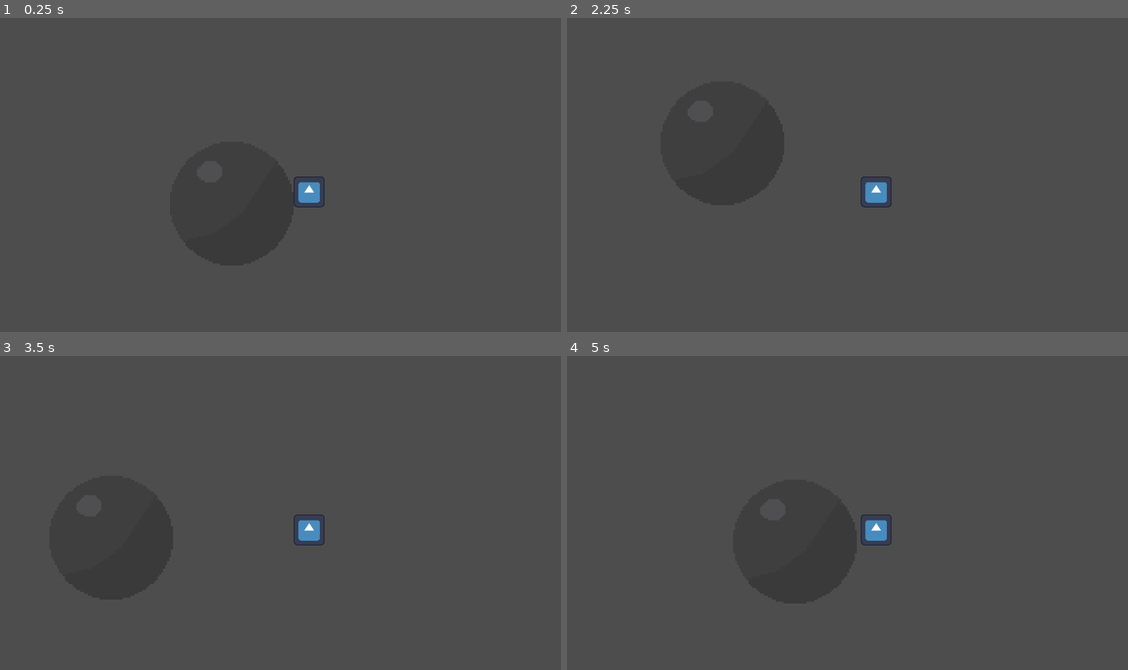
Above: before the commit, frames 1-4 (two rows, left to right).
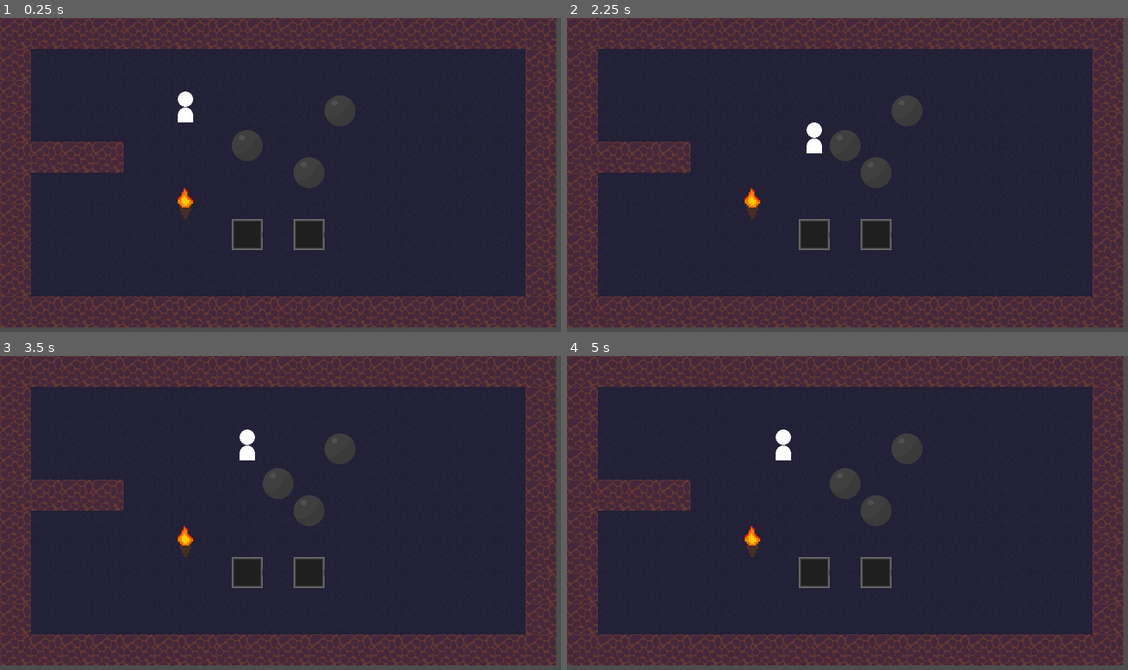
Above: after the commit, the same moments.

Repository: youssefevan/kickoff-jam-fall-2023
Game: Godot game, scene res://scenes/world_grid.tscn
The game is run twice, just before and just after one commit, with the same random seed, the same clock (stepped at 60 frames per second) and the same inputs. Before the commit the project starts from res://scenes/world.tscn. The engine's default icon, where the game draws it, is replaced by a stand-in: a white triangle on a blue panel in a dark square.
Inputs:
- Up to frame 1 (0.25 s): no input
- Up to frame 2 (2.25 s): tap Enter at 0.5 s; hold D (right) 0.53-1.28 s; hold S (down) 1.28-2.03 s; hold D (right) from 2.03 s (still down)
- Up to frame 3 (3.5 s): release D (right) at 2.78 s; hold W (up) from 2.78 s (still down)
- Up to frame 4 (5 s): release W (up) at 3.53 s; hold A (left) from 3.53 s (still down)

The runs differ from the first frame. In frame 1, 91% of the frame differs, in the area x 0-100%, y 0-99%; in frame 2, 90%; in frame 3, 90%; in frame 4, 91%.

Commit message:
Update project.godot

Diff:
--- a/KickoffJamFall2023/project.godot
+++ b/KickoffJamFall2023/project.godot
@@ -11,7 +11,7 @@
 [application]
 
 config/name="KickoffJamFall2023"
-run/main_scene="res://scenes/world.tscn"
+run/main_scene="res://scenes/world_grid.tscn"
 config/features=PackedStringArray("4.1", "Forward Plus")
 config/icon="res://icon.svg"
 
